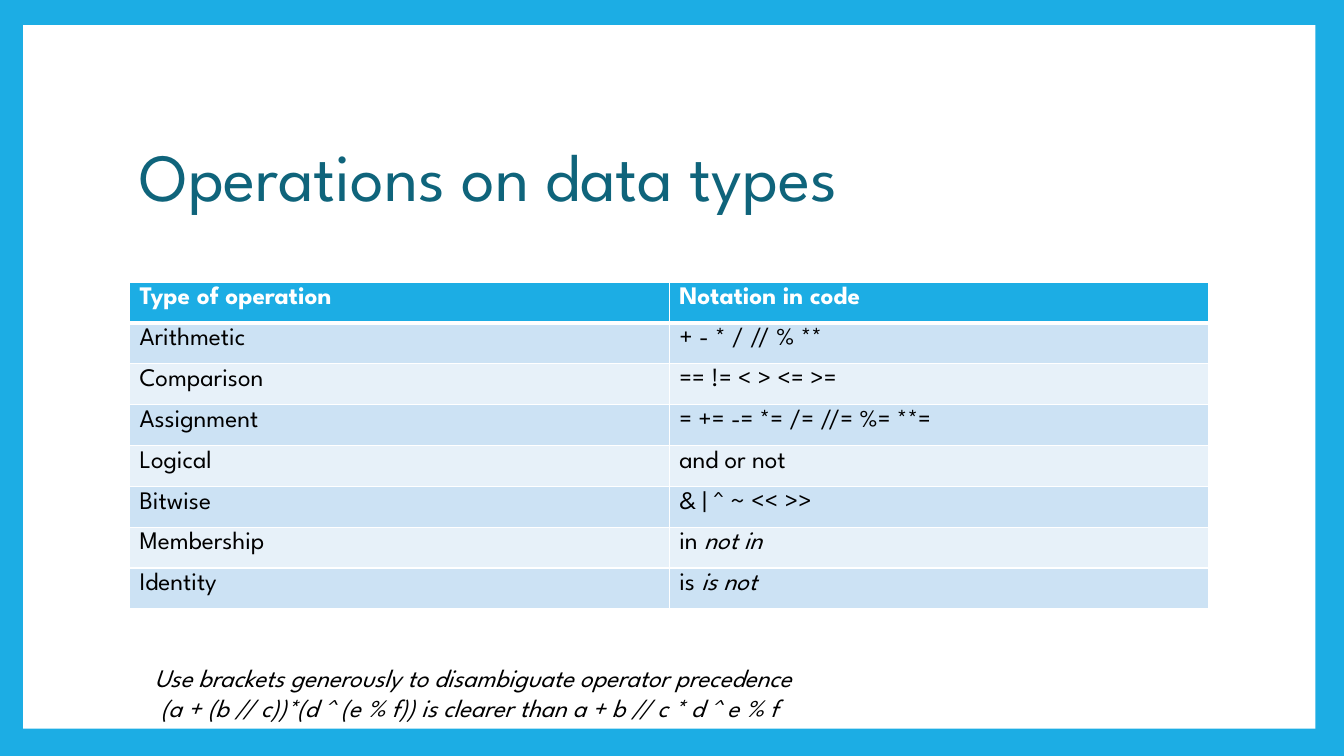
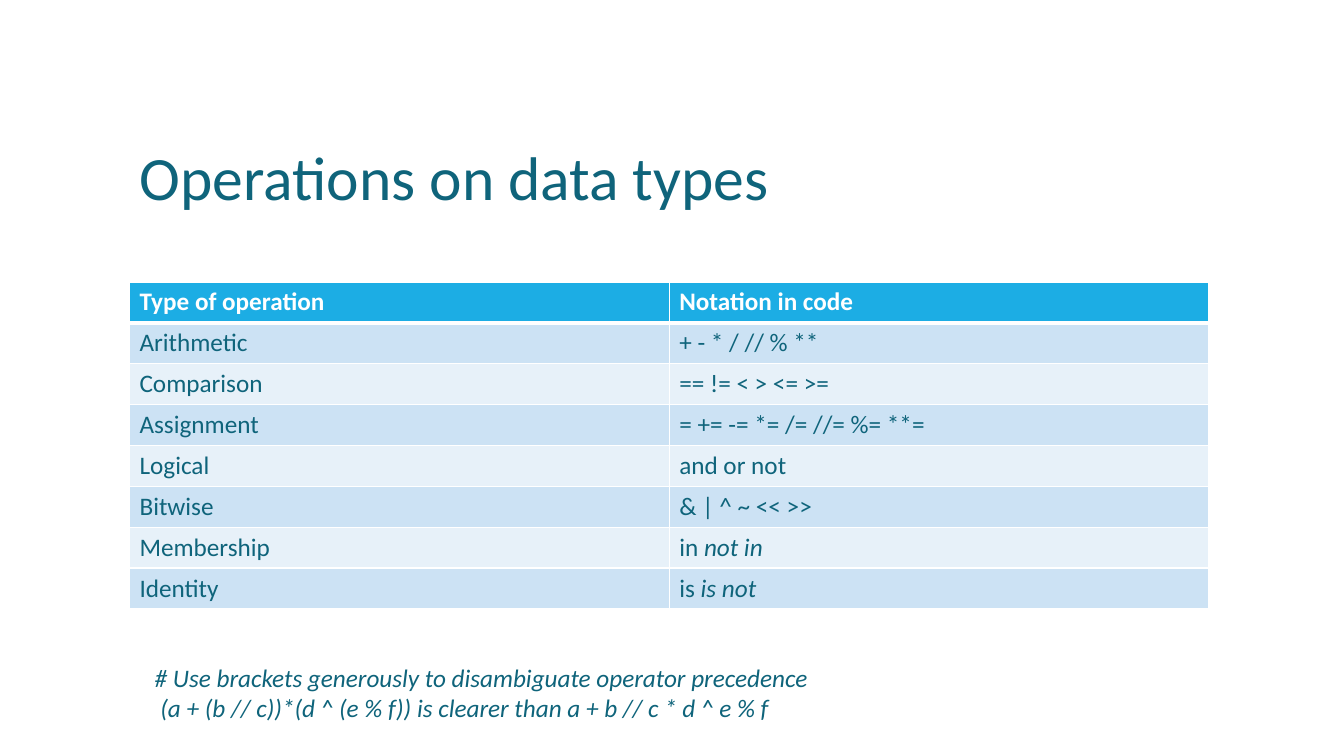
Before and after one commit to uday87j/teach_python, a slide deck: slide 7 of fundamentals/3-Binary Numbers, Opertions.pptx (slide 6 before the commit). Drawn at 1344x756 pixels with LibreOffice and Linux fonts; fonts in the diff are those of the drawing. Boxes give left, top, right and bottom in pixels: in the first picture for what was removed or moved away, otherwise in the second. Text is boxed around its words. In the diff, an @@ line names an element or a change of style, - is before the commit and + after.

```diff
--- a/fundamentals/3-Binary Numbers, Opertions.pptx
+++ b/fundamentals/3-Binary Numbers, Opertions.pptx
@@ rectangle removed at (0, 0, 1344, 756) @@
@@ rectangle removed at (23, 25, 1316, 729) @@
@@ title "Operations on data types" at (140, 157, 768, 210): size 48 to 44 pt, font League Spartan to Calibri @@
@@ table at (129, 282, 1210, 609) @@
@@ font League Spartan to Calibri @@
@@ text colour #000000 to #0F647B in "Arithmetic", "+ - * / // % **", "Comparison", "== != < > <= >=" and 10 more places @@
@@ text at (173, 669, 807, 692): text changed; font League Spartan to Calibri; text colour #000000 to #0F647B @@
-Use brackets generously to disambiguate operator precedence
+# Use brackets generously to disambiguate operator precedence
@@ text at (160, 698, 769, 721): font League Spartan to Calibri, text colour #000000 to #0F647B in "(a + (b // c))*(d ^ (e ..." @@
```
Also in this commit, not shown: 8 other slides changed, 3 slides added, 2 other files.
